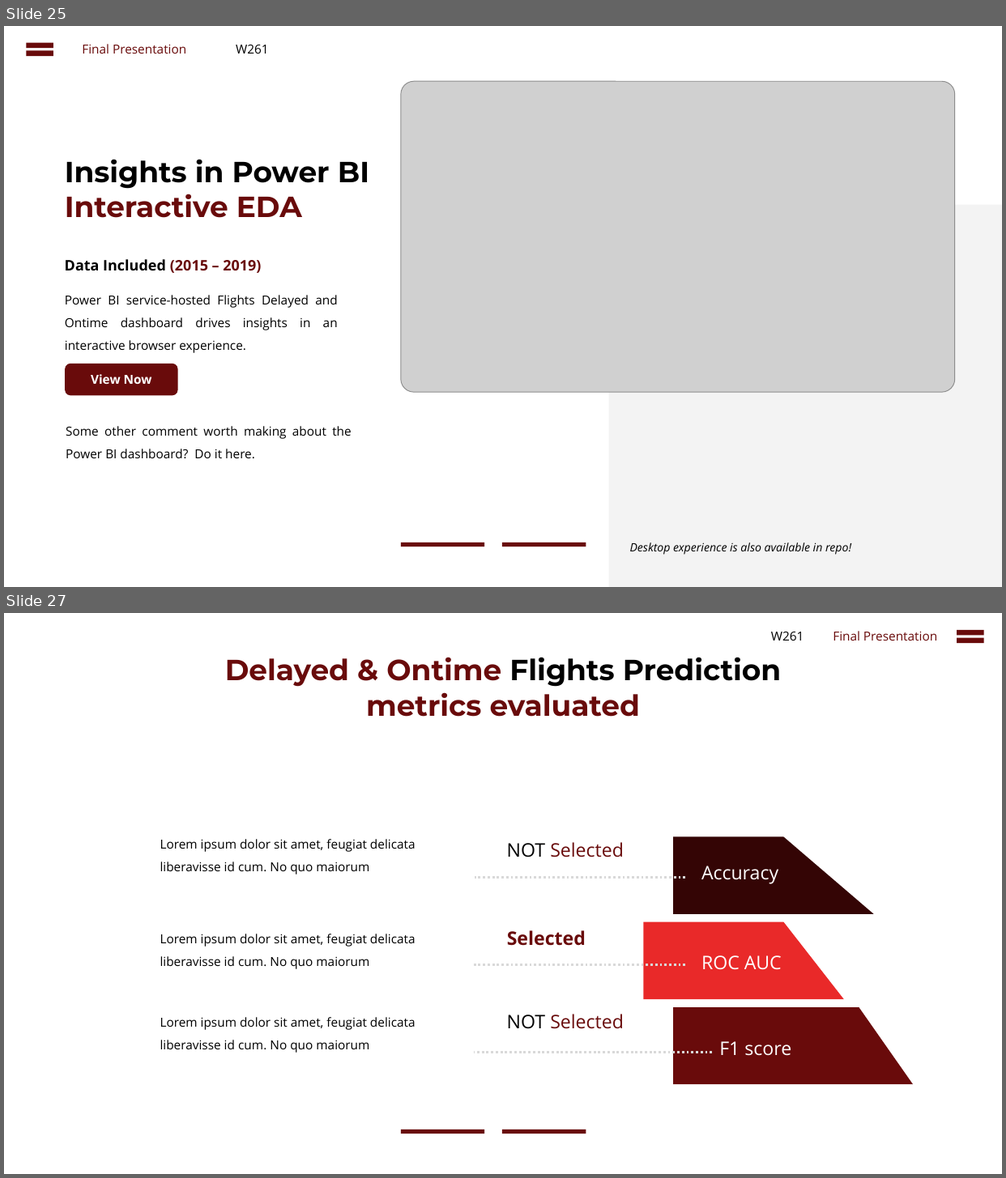
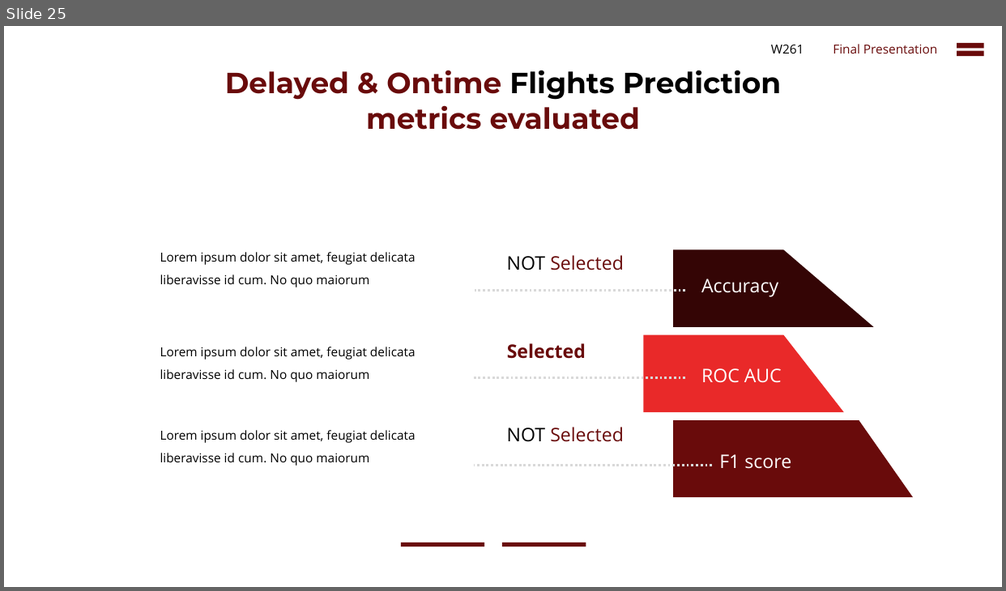
Before and after one commit to cbenge509/flightsontime, a slide deck: presentation/Delayed Flights Prediction - Final.pptx. Shown one above the other, each under a label of ours: slides 25 and 27 before the commit, slide 25 after it; the slides between them are not shown. The pictures are 1006x1178 and 1006x591 pixels, drawn with LibreOffice and Linux fonts; fonts in the diff are those of the drawing; grey boxes stand for pictures. Boxes give left, top, right and bottom in pixels: in the first picture for what was removed or moved away, otherwise in the second. Text is boxed around its words. In the diff, an @@ line names an element or a change of style, - is before the commit and + after.

```diff
--- a/presentation/Delayed Flights Prediction - Final.pptx
+++ b/presentation/Delayed Flights Prediction - Final.pptx
@@ slide 25 removed at [4, 26, 1002, 587], background #FFFFFF @@
@@ math equal removed at [21, 38, 58, 61] @@
@@ text removed at [82, 44, 186, 54] @@
-Final Presentation
@@ text removed at [236, 45, 269, 54] @@
-W261
@@ picture removed at [401, 81, 955, 392] @@
@@ text removed at [65, 159, 369, 218] @@
-Insights in Power BI
-Interactive EDA
@@ rectangle removed at [609, 205, 1002, 587] @@
@@ text removed at [65, 259, 261, 273] @@
-Data Included (2015 – 2019)
@@ text removed at [65, 295, 338, 353] @@
-Power BI service-hosted Flights Delayed and Ontime dashboard drives insights in an interactive browser experience.
@@ rounded rectangle removed at [65, 364, 177, 396] @@
-View Now
@@ text removed at [66, 426, 351, 459] @@
-Some other comment worth making about the Power BI dashboard? Do it here.
@@ rectangle removed at [401, 543, 484, 547] @@
@@ rectangle removed at [503, 543, 586, 547] @@
@@ text removed at [630, 543, 851, 555] @@
-Desktop experience is also available in repo!
@@ what was slide 27 is now slide 25 @@
```
Also in this commit, not shown: 1 slide changed, 5 slides added, 6 other slides removed.
